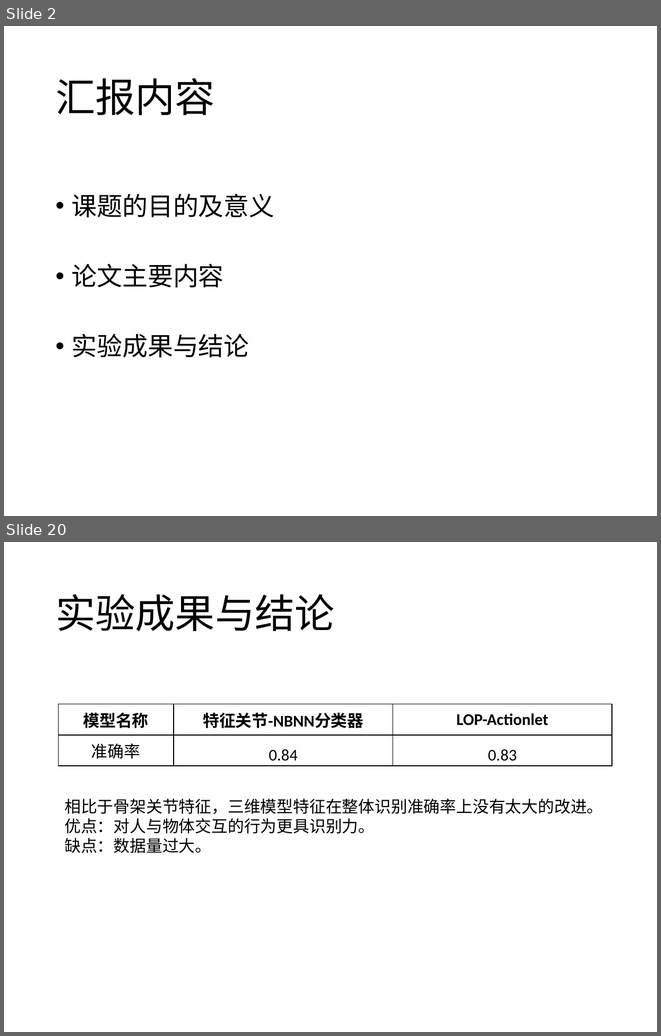
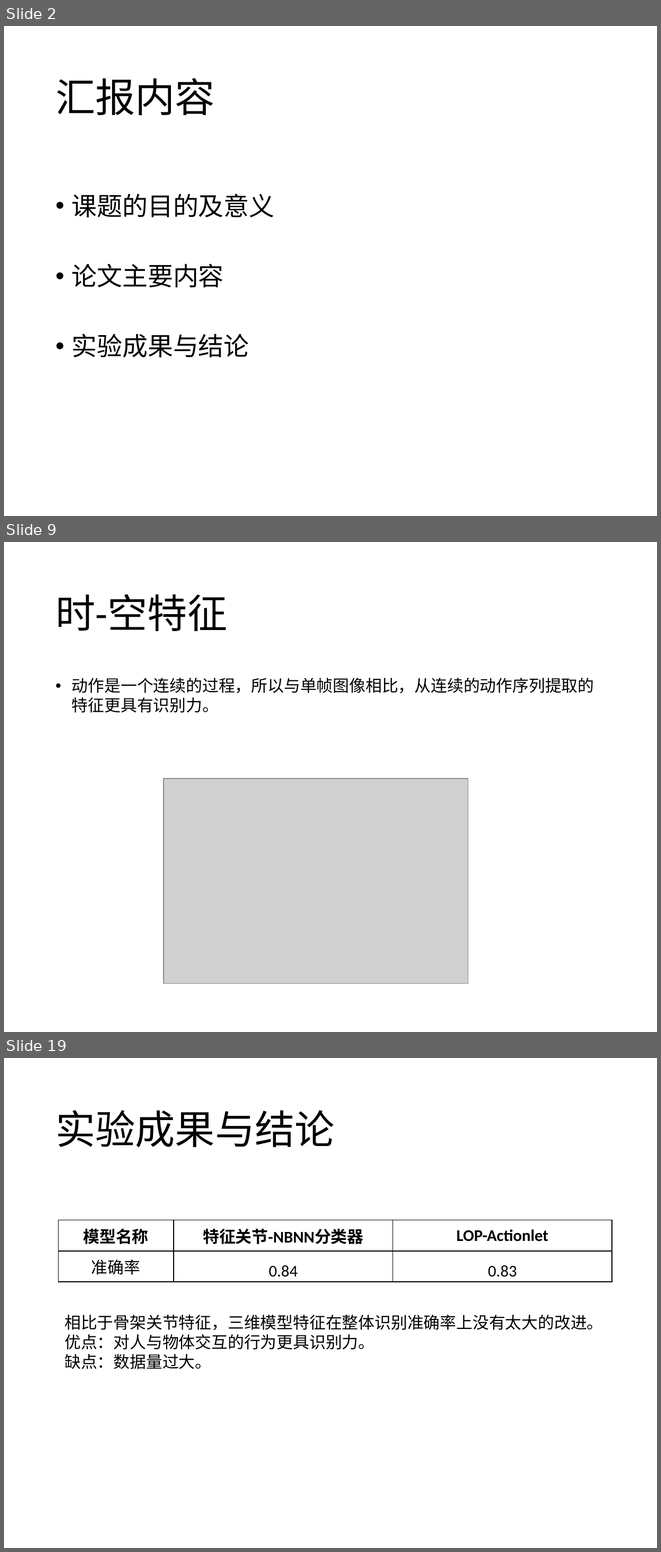
Before and after one commit to Mostro-Complexity/The-Damn-Thesis, a slide deck: 仇思宇-终期答辩-20190530.pptx. Shown one above the other, each under a label of ours: slides 2 and 20 before the commit, slides 2, 9 and 19 after it; the slides between them are not shown. The pictures are 661x1036 and 661x1552 pixels, drawn with LibreOffice and Linux fonts; fonts in the diff are those of the drawing; grey boxes stand for pictures. Boxes give left, top, right and bottom in pixels: in the first picture for what was removed or moved away, otherwise in the second. Text is boxed around its words. In the diff, an @@ line names an element or a change of style, - is before the commit and + after.

```diff
--- a/仇思宇-终期答辩-20190530.pptx
+++ b/仇思宇-终期答辩-20190530.pptx
@@ slide 9 added at [4,542,657,1032], background #FFFFFF @@
@@ title added at [55,594,227,631], 44 pt, text #000000 @@
+时-空特征
@@ text added at [72,678,594,713], 18 pt, text #000000 @@
+• 动作是一个连续的过程，所以与单帧图像相比，从连续的动作序列提取的特征更具有识别力。
@@ picture added at [164,778,468,983] @@
@@ what was slide 20 is now slide 19 @@
```
Also in this commit, not shown: 11 slides changed, 3 other slides added, 5 slides removed, 13 other files.
